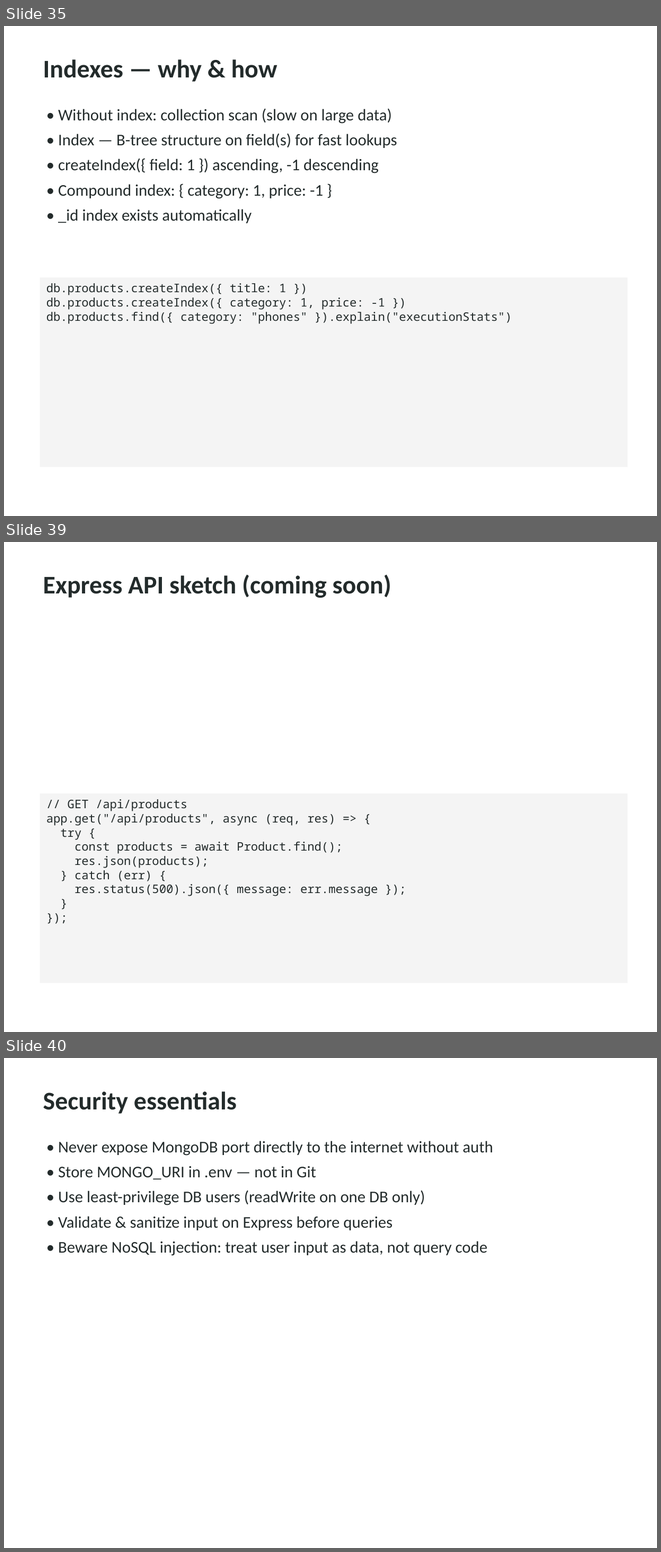
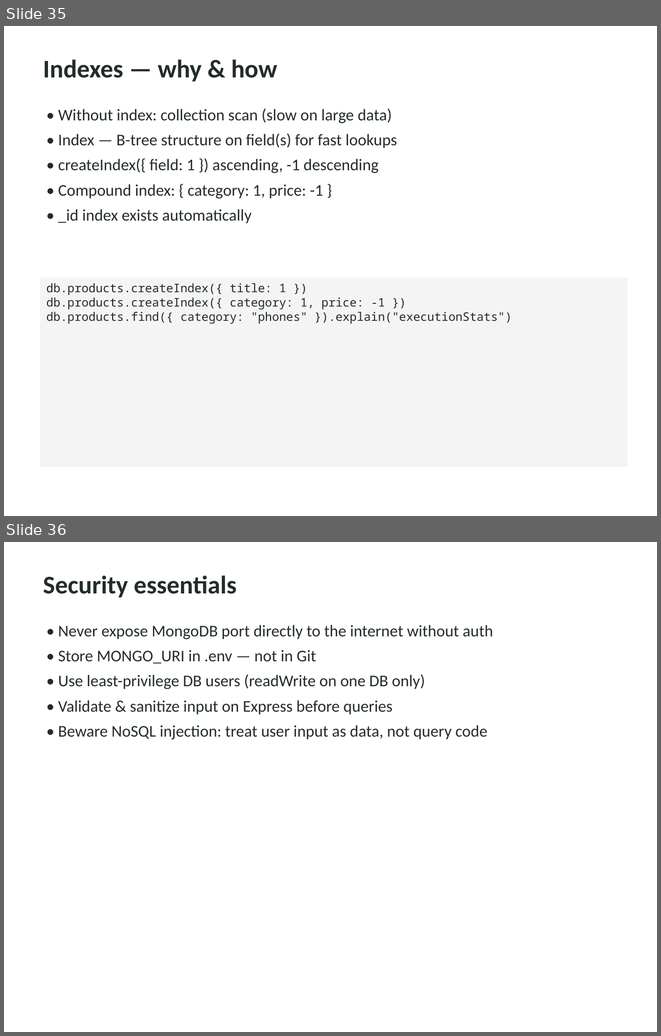
Before and after one commit to kashiraza01/MERN-Lectures, a slide deck: Week 5/Day 22/Lecture Day 22 - Introduction to MongoDB.pptx. Shown one above the other, each under a label of ours: slides 35, 39 and 40 before the commit, slides 35 and 36 after it; the slides between them are not shown. The pictures are 661x1552 and 661x1036 pixels, drawn with LibreOffice and Linux fonts; fonts in the diff are those of the drawing. Boxes give left, top, right and bottom in pixels: in the first picture for what was removed or moved away, otherwise in the second. Text is boxed around its words. In the diff, an @@ line names an element or a change of style, - is before the commit and + after.

```diff
--- a/Week 5/Day 22/Lecture Day 22 - Introduction to MongoDB.pptx
+++ b/Week 5/Day 22/Lecture Day 22 - Introduction to MongoDB.pptx
@@ slide 39 removed at (4, 542, 657, 1032), background #FFFFFF @@
@@ text removed at (43, 574, 391, 598) @@
-Express API sketch (coming soon)
@@ rectangle removed at (40, 793, 628, 983) @@
-// GET /api/products
-app.get("/api/products", async (req, res) => {
-try {
-const products = await Product.find();
-res.json(products);
-} catch (err) {
-res.status(500).json({ message: err.message });
-}
-});
@@ what was slide 40 is now slide 36 @@
```
Also in this commit, not shown: 5 slides changed, 3 other slides removed.
